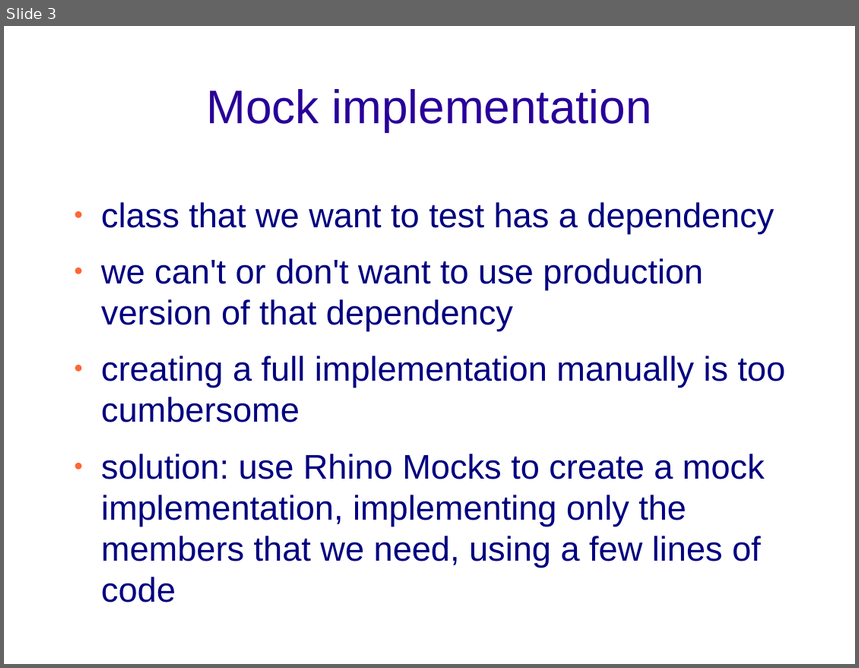
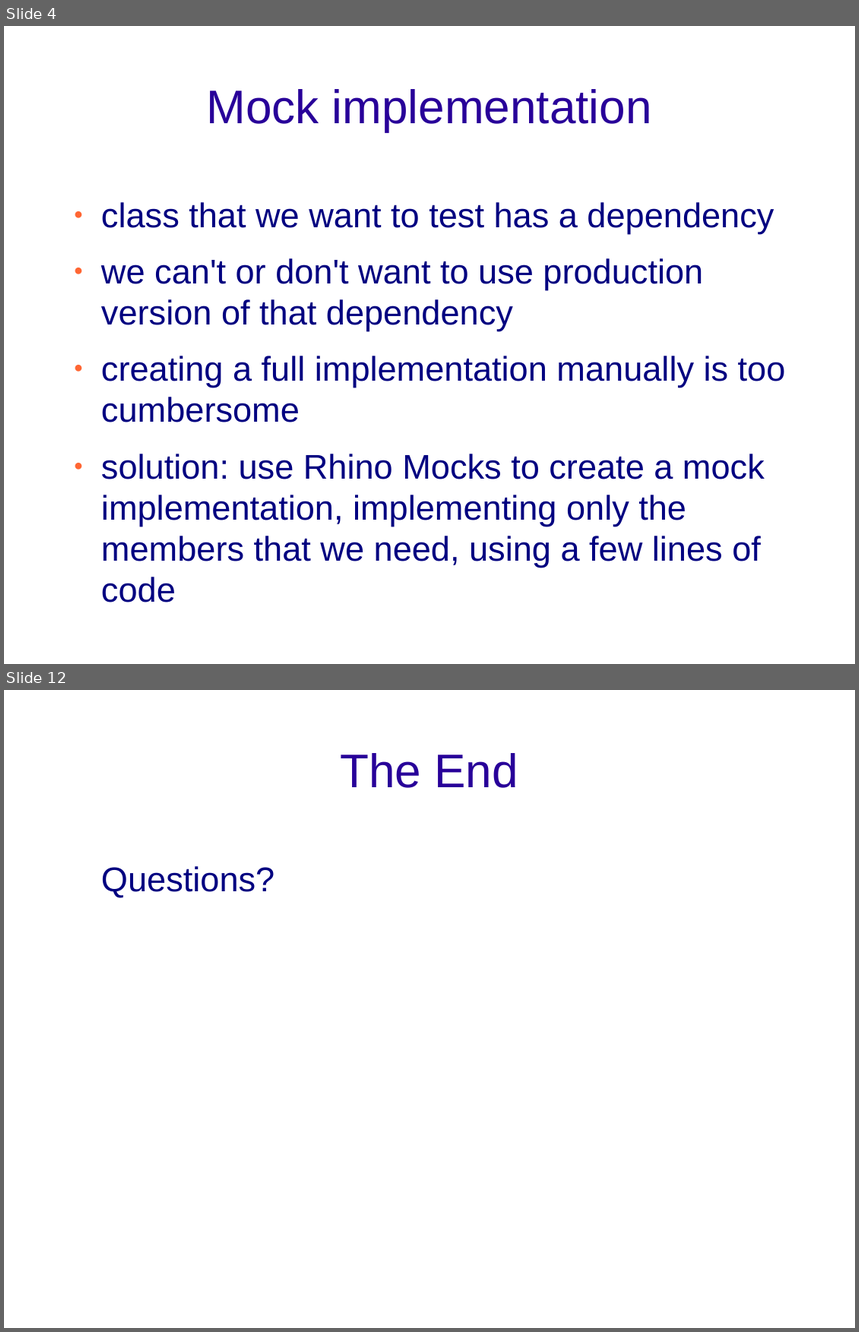
Before and after one commit to svick/Rhino-Mocks-presentation, a slide deck: Rhino Mocks.odp. Shown one above the other, each under a label of ours: slide 3 before the commit, slides 4 and 12 after it; the slides between them are not shown. The pictures are 859x668 and 859x1332 pixels, drawn with LibreOffice and Linux fonts; fonts in the diff are those of the drawing; background and template pictures are left out. Boxes give left, top, right and bottom in pixels: in the first picture for what was removed or moved away, otherwise in the second. Text is boxed around its words. In the diff, an @@ line names an element or a change of style, - is before the commit and + after.

```diff
--- a/Rhino Mocks.odp
+++ b/Rhino Mocks.odp
@@ slide 12 added at (4,690,855,1328), background picture (left out) @@
@@ title added at (340,753,519,788), 44 pt, text #280099 @@
+The End
@@ text added at (101,866,275,897), 32 pt, text #000080 @@
+Questions?
@@ what was slide 3 is now slide 4 @@
```
Also in this commit, not shown: 4 slides changed, 5 other slides added, 1 other file.
